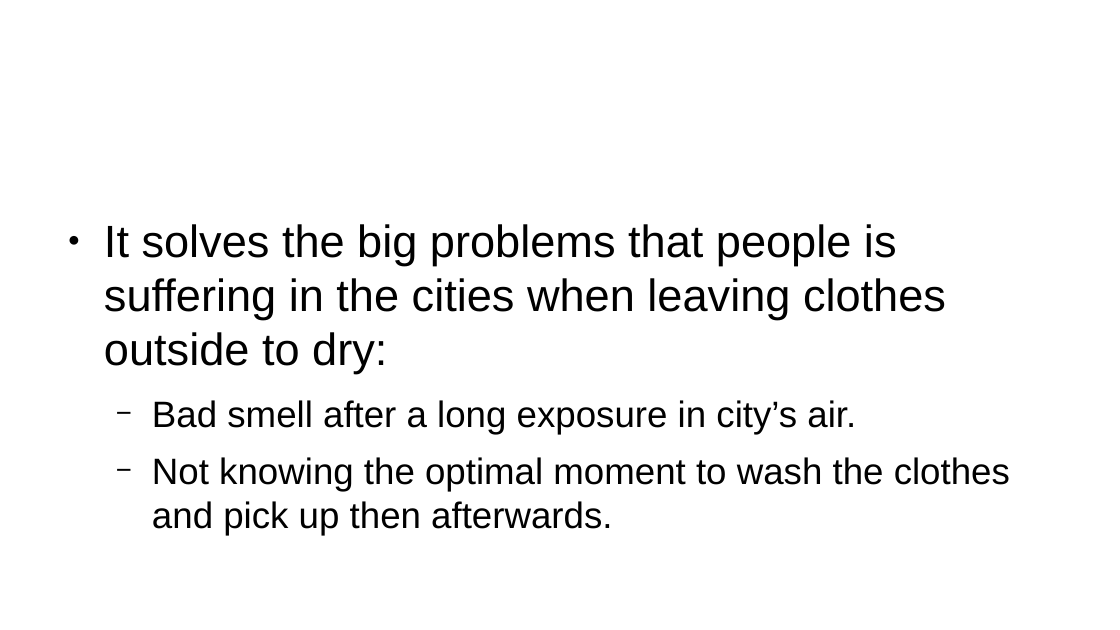
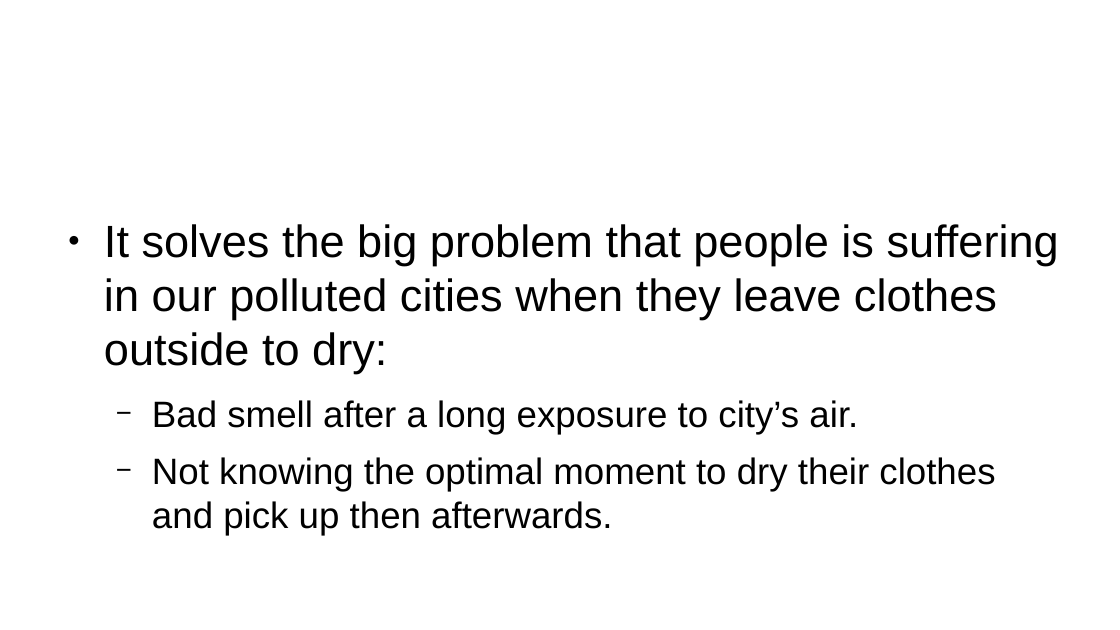
Before and after one commit to chpmoreno/PerfectND, a slide deck: slide 4 of presentation.odp (slide 3 before the commit). Drawn at 1120x630 pixels with LibreOffice and Linux fonts; fonts in the diff are those of the drawing; background and template pictures are left out. Boxes give left, top, right and bottom in pixels: in the first picture for what was removed or moved away, otherwise in the second. Text is boxed around its words. In the diff, an @@ line names an element or a change of style, - is before the commit and + after.

```diff
--- a/presentation.odp
+++ b/presentation.odp
@@ text at [104, 224, 1059, 535]: text changed @@
-● It solves the big problems that people is suffering in the cities when leaving clothes outside to dry:
-  − Bad smell after a long exposure in city’s air.
-  − Not knowing the optimal moment to wash the clothes and pick up then afterwards.
+● It solves the big problem that people is suffering in our polluted cities when they leave clothes outside to dry:
+  − Bad smell after a long exposure to city’s air.
+  − Not knowing the optimal moment to dry their clothes and pick up then afterwards.
```
Also in this commit, not shown: 2 other slides changed, 2 slides added, 1 other file.
